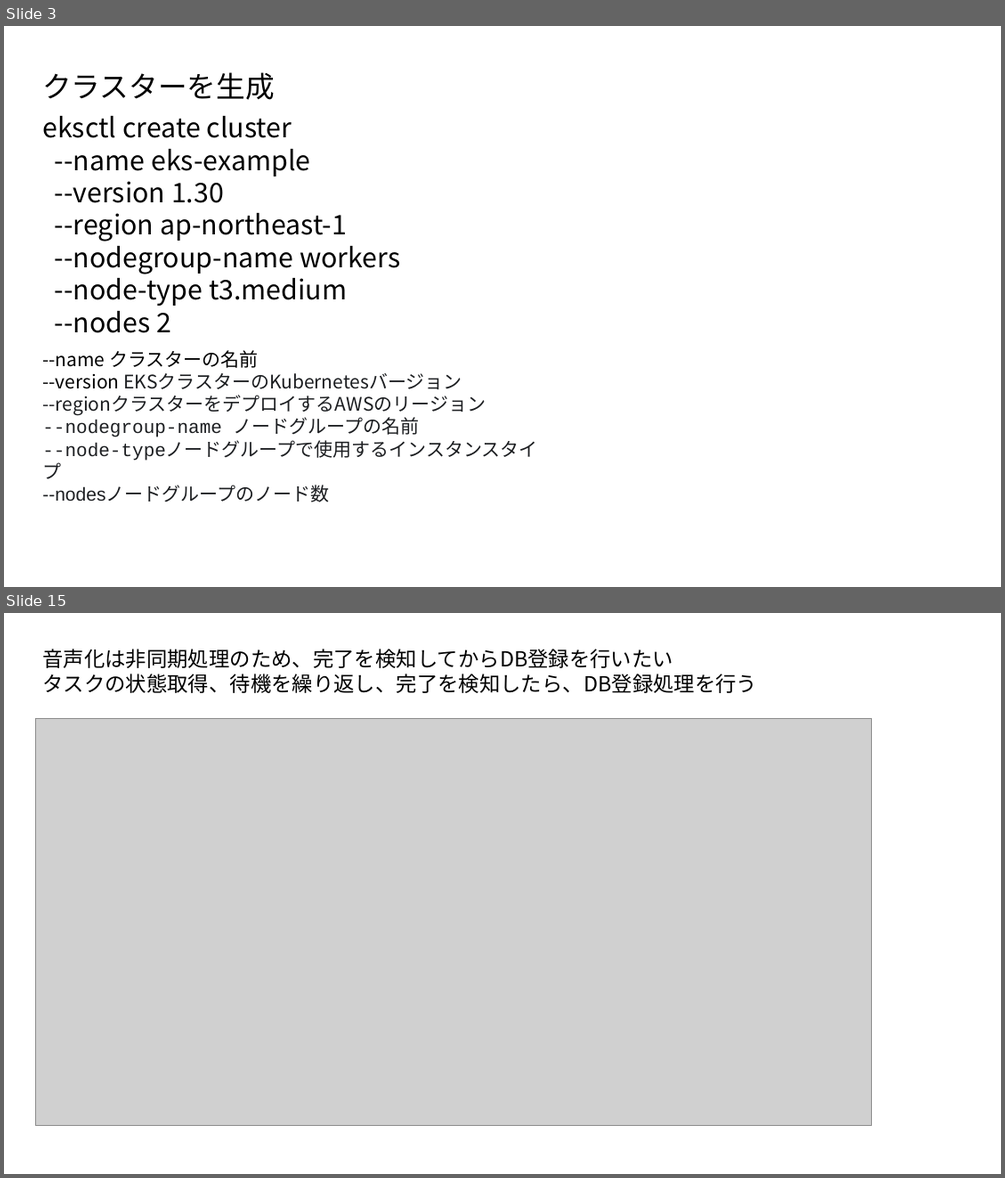
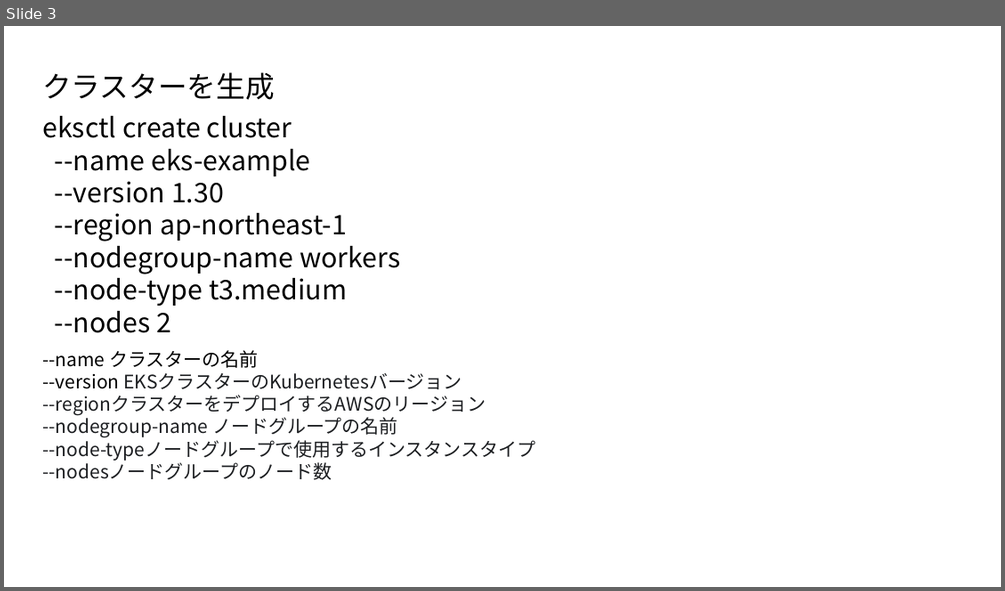
Before and after one commit to TokushigeJunya/test, a slide deck: AmazonEKS入門.pptx. Shown one above the other, each under a label of ours: slides 3 and 15 before the commit, slide 3 after it; the slides between them are not shown. The pictures are 1005x1178 and 1005x591 pixels, drawn with LibreOffice and Linux fonts; fonts in the diff are those of the drawing; grey boxes stand for pictures. Boxes give left, top, right and bottom in pixels: in the first picture for what was removed or moved away, otherwise in the second. Text is boxed around its words. In the diff, an @@ line names an element or a change of style, - is before the commit and + after.

```diff
--- a/AmazonEKS入門.pptx
+++ b/AmazonEKS入門.pptx
@@ slide 15 removed at (x1=4, y1=613, x2=1001, y2=1174), background #FFFFFF @@
@@ text removed at (x1=42, y1=649, x2=757, y2=693) @@
-音声化は非同期処理のため、完了を検知してからDB登録を行いたい
-タスクの状態取得、待機を繰り返し、完了を検知したら、DB登録処理を行う
@@ picture removed at (x1=35, y1=718, x2=872, y2=1126) @@
@@ slide 3 changed as well @@
@@ text "--name クラスターの名前 --version EKSクラスターのKubernetesバージョン --regionク ..." at (x1=42, y1=350, x2=535, y2=480): font Courier New to Noto Sans CJK JP in "--nodegroup-name ノードグループの名前 --node-typeノードグループで使用するインスタンスタイプ"; font Arial to Noto Sans CJK JP in "--node-typeノードグループで使用するインスタンスタイプ --nodesノードグループのノード数" @@
```
Also in this commit, not shown: 14 slides added, 15 other slides removed.
